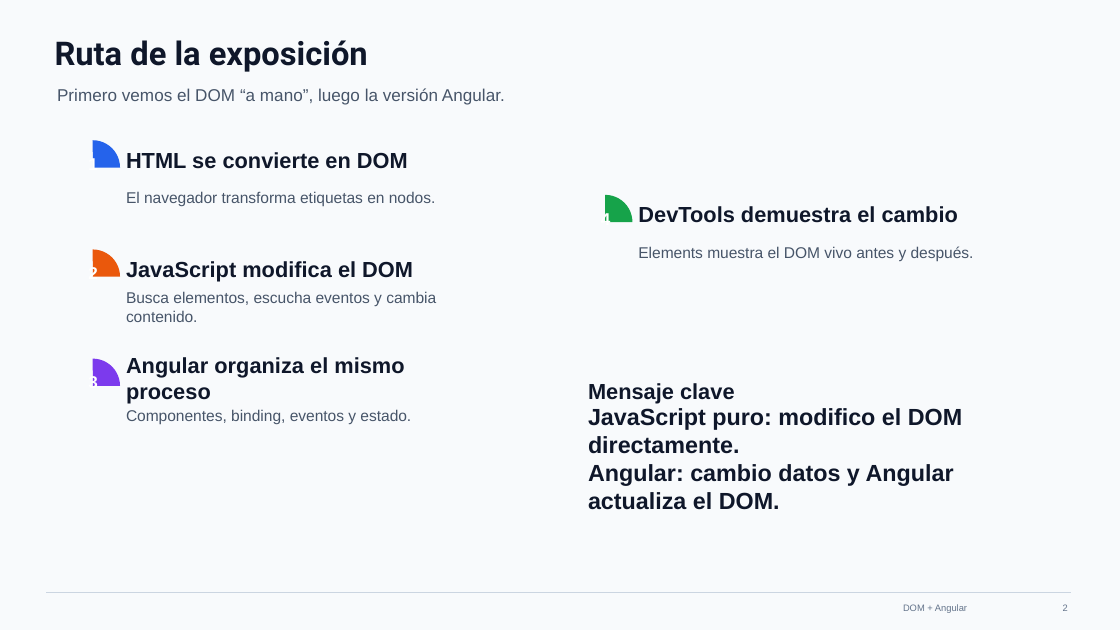
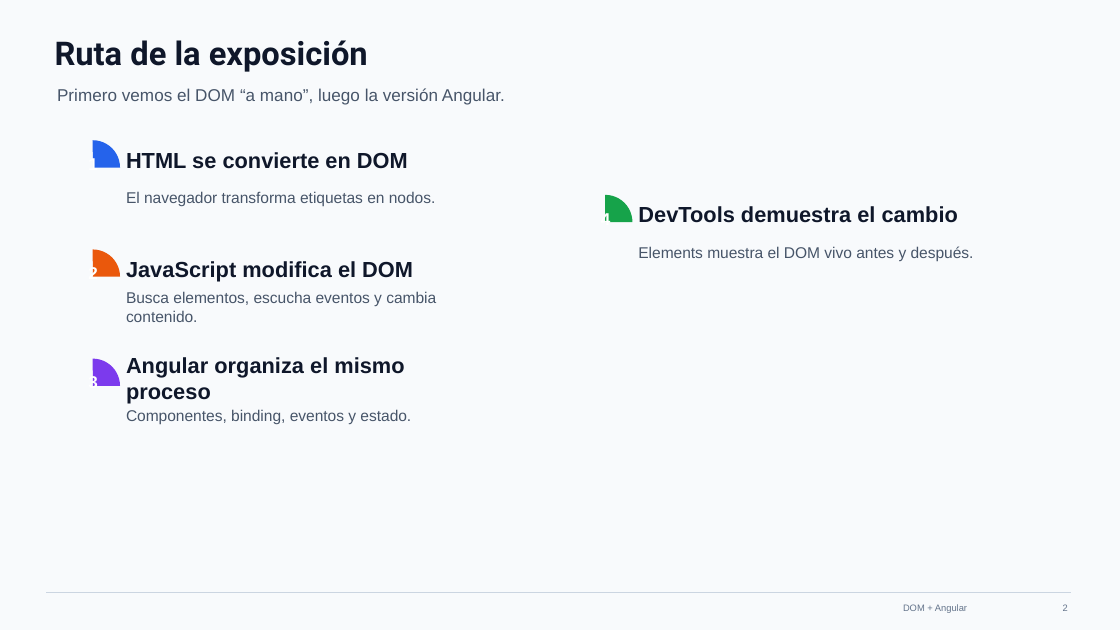
Before and after one commit to bsalinasjala/Bootcamp-FE, a slide deck: slide 2 of web-dom-1/docs/slides/DOM.pptx. Drawn at 1120x630 pixels with LibreOffice and Linux fonts; fonts in the diff are those of the drawing. Boxes give left, top, right and bottom in pixels: in the first picture for what was removed or moved away, otherwise in the second. Text is boxed around its words. In the diff, an @@ line names an element or a change of style, - is before the commit and + after.

```diff
--- a/web-dom-1/docs/slides/DOM.pptx
+++ b/web-dom-1/docs/slides/DOM.pptx
@@ text removed at (588, 383, 735, 404) @@
-Mensaje clave
@@ text removed at (588, 408, 962, 510) @@
-JavaScript puro: modifico el DOM directamente.
-Angular: cambio datos y Angular actualiza el DOM.
```
Also in this commit, not shown: 14 slides removed, 1 other file.
